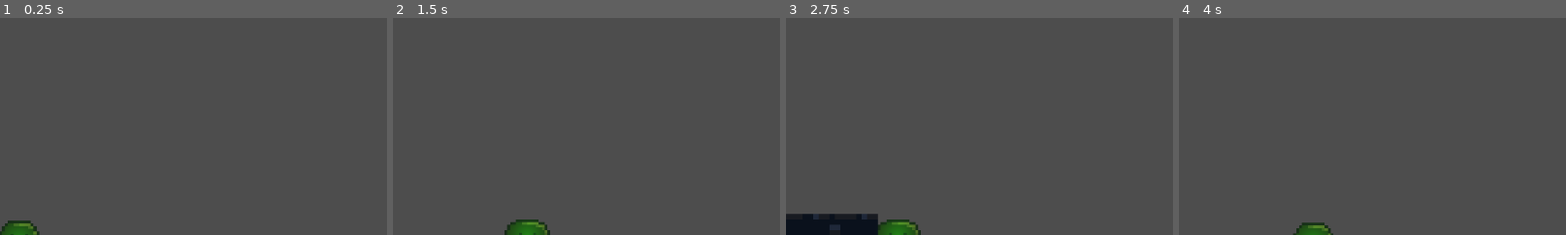
Above: before the commit, frames 1-4 (left to right).
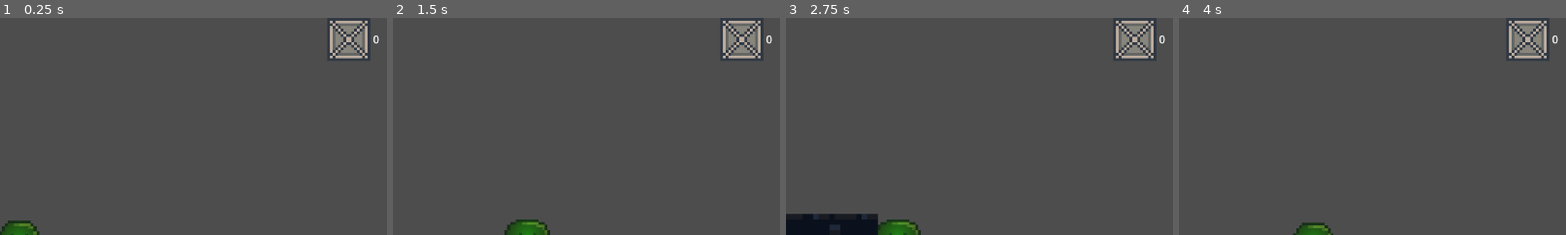
Above: after the commit, the same moments.

Repository: jkuball/splittle-bocks
Game: Godot game, scene res://scenes/levels/level1.tscn
Same seed, same stepped clock (60 frames per second), same inputs: the game is played once before the commit and once after it.
Inputs:
- Up to frame 1 (0.25 s): no input
- Up to frame 2 (1.5 s): hold D (player_right) from 0.53 s (still down); tap Space (player_splittle) at 0.6, 1.35 s
- Up to frame 3 (2.75 s): release D (player_right) at 2.03 s; hold A (player_left) from 2.03 s (still down); tap Space (player_splittle) at 2.1 s
- Up to frame 4 (4 s): tap Enter at 2.75 s; release A (player_left) at 2.78 s; hold D (player_right) from 2.78 s (still down); tap Space (player_splittle) at 2.85, 3.6 s
The pictures show only the part of the screen within x 36-85%, y 0-50%; the shares and areas given below are measured in that part.

The runs differ from the first frame. In frame 1, 2.0% of the frame differs, in the area x 84-98%, y 0-20%; in frame 2, 2.0%; in frame 3, 2.0%; in frame 4, 2.0%.

Commit message:
HUD und R respawn

Diff:
--- a/scenes/hud.tscn
+++ b/scenes/hud.tscn
@@ -1,10 +1,13 @@
-[gd_scene load_steps=3 format=3 uid="uid://dfs4csrso2wcm"]
+[gd_scene load_steps=5 format=3 uid="uid://dfs4csrso2wcm"]
 
 [ext_resource type="Script" path="res://scripts/hud.gd" id="1_jp85u"]
+[ext_resource type="Texture2D" uid="uid://b7eklow4kuoga" path="res://assets/bocks.png" id="2_nkd1a"]
 
 [sub_resource type="LabelSettings" id="LabelSettings_r6h3t"]
 font_size = 45
 font_color = Color(1, 0, 0, 1)
+
+[sub_resource type="LabelSettings" id="LabelSettings_yb6gj"]
 
 [node name="HUD" type="CanvasLayer"]
 script = ExtResource("1_jp85u")
@@ -21,3 +24,22 @@
 label_settings = SubResource("LabelSettings_r6h3t")
 horizontal_alignment = 1
 vertical_alignment = 1
+
+[node name="HBoxContainer" type="HBoxContainer" parent="."]
+custom_minimum_size = Vector2(256, 64)
+anchors_preset = 1
+anchor_left = 1.0
+anchor_right = 1.0
+offset_left = -30.0
+offset_bottom = 23.0
+grow_horizontal = 0
+
+[node name="TextureRect" type="TextureRect" parent="HBoxContainer"]
+custom_minimum_size = Vector2(64, 0)
+layout_mode = 2
+texture = ExtResource("2_nkd1a")
+
+[node name="bocks_count" type="Label" parent="HBoxContainer"]
+layout_mode = 2
+label_settings = SubResource("LabelSettings_yb6gj")
+horizontal_alignment = 2
--- a/scenes/levels/level1.tscn
+++ b/scenes/levels/level1.tscn
@@ -1,5 +1,6 @@
-[gd_scene load_steps=7 format=4 uid="uid://ghisqlvggvpd"]
+[gd_scene load_steps=8 format=4 uid="uid://ghisqlvggvpd"]
 
+[ext_resource type="Script" path="res://scripts/level_manager.gd" id="1_n306p"]
 [ext_resource type="Script" path="res://scripts/follow_player.gd" id="1_ncram"]
 [ext_resource type="PackedScene" uid="uid://c2wkhfsiwtuvv" path="res://scenes/player.tscn" id="2_i11q5"]
 [ext_resource type="TileSet" uid="uid://buf3uaa5v4x1x" path="res://assets/tile_set_full.tres" id="3_0881b"]
@@ -8,6 +9,7 @@
 [ext_resource type="PackedScene" uid="uid://dfs4csrso2wcm" path="res://scenes/hud.tscn" id="5_nbs3j"]
 
 [node name="Node2D2" type="Node2D"]
+script = ExtResource("1_n306p")
 
 [node name="Camera2D" type="Camera2D" parent="." node_paths=PackedStringArray("player")]
 position = Vector2(774, 224)
--- a/scenes/levels/level2.tscn
+++ b/scenes/levels/level2.tscn
@@ -1,5 +1,6 @@
-[gd_scene load_steps=6 format=4 uid="uid://q87i26gx2q35"]
+[gd_scene load_steps=7 format=4 uid="uid://q87i26gx2q35"]
 
+[ext_resource type="Script" path="res://scripts/level_manager.gd" id="1_210vw"]
 [ext_resource type="Script" path="res://scripts/follow_player.gd" id="1_rdclj"]
 [ext_resource type="PackedScene" uid="uid://c2wkhfsiwtuvv" path="res://scenes/player.tscn" id="2_tkm38"]
 [ext_resource type="TileSet" uid="uid://buf3uaa5v4x1x" path="res://assets/tile_set_full.tres" id="3_vtjo7"]
@@ -7,6 +8,7 @@
 [ext_resource type="PackedScene" uid="uid://dfs4csrso2wcm" path="res://scenes/hud.tscn" id="5_v4pg5"]
 
 [node name="Node2D4" type="Node2D"]
+script = ExtResource("1_210vw")
 
 [node name="Camera2D" type="Camera2D" parent="." node_paths=PackedStringArray("player")]
 position = Vector2(964, 343)
--- a/scenes/levels/level3.tscn
+++ b/scenes/levels/level3.tscn
@@ -1,5 +1,6 @@
-[gd_scene load_steps=7 format=4 uid="uid://r36f3yg46hj1"]
+[gd_scene load_steps=8 format=4 uid="uid://r36f3yg46hj1"]
 
+[ext_resource type="Script" path="res://scripts/level_manager.gd" id="1_1vkwt"]
 [ext_resource type="Script" path="res://scripts/follow_player.gd" id="1_378in"]
 [ext_resource type="PackedScene" uid="uid://c2wkhfsiwtuvv" path="res://scenes/player.tscn" id="2_lu5v1"]
 [ext_resource type="TileSet" uid="uid://buf3uaa5v4x1x" path="res://assets/tile_set_full.tres" id="3_y24ti"]
@@ -8,6 +9,7 @@
 [ext_resource type="PackedScene" uid="uid://dfs4csrso2wcm" path="res://scenes/hud.tscn" id="5_jnkkb"]
 
 [node name="Node2D3" type="Node2D"]
+script = ExtResource("1_1vkwt")
 
 [node name="Camera2D" type="Camera2D" parent="." node_paths=PackedStringArray("player")]
 position = Vector2(964, 343)
--- a/scenes/levels/level4.tscn
+++ b/scenes/levels/level4.tscn
@@ -1,5 +1,6 @@
-[gd_scene load_steps=6 format=4 uid="uid://di482ofk34j6x"]
+[gd_scene load_steps=7 format=4 uid="uid://di482ofk34j6x"]
 
+[ext_resource type="Script" path="res://scripts/level_manager.gd" id="1_l5iru"]
 [ext_resource type="Script" path="res://scripts/follow_player.gd" id="1_srq18"]
 [ext_resource type="PackedScene" uid="uid://c2wkhfsiwtuvv" path="res://scenes/player.tscn" id="2_gtv0c"]
 [ext_resource type="TileSet" uid="uid://buf3uaa5v4x1x" path="res://assets/tile_set_full.tres" id="3_3ycej"]
@@ -7,6 +8,7 @@
 [ext_resource type="PackedScene" uid="uid://dfs4csrso2wcm" path="res://scenes/hud.tscn" id="5_dcl38"]
 
 [node name="Node2D4" type="Node2D"]
+script = ExtResource("1_l5iru")
 
 [node name="Camera2D" type="Camera2D" parent="." node_paths=PackedStringArray("player")]
 position = Vector2(964, 343)
--- a/scenes/player.tscn
+++ b/scenes/player.tscn
@@ -85,8 +85,6 @@
 [sub_resource type="Gradient" id="Gradient_acq61"]
 colors = PackedColorArray(0, 0.301961, 0, 1, 0, 1, 0.333333, 1)
 
-[sub_resource type="ShaderMaterial" id="ShaderMaterial_gh8hy"]
-
 [node name="Player" type="CharacterBody2D"]
 script = ExtResource("1_lmyi4")
 
@@ -131,11 +129,11 @@
 [node name="PlatzArea" type="Area2D" parent="."]
 
 [node name="CollisionShape2D" type="CollisionShape2D" parent="PlatzArea"]
-position = Vector2(0, 4.63)
 scale = Vector2(5.02, 5.02)
 shape = SubResource("CircleShape2D_jgs71")
 
 [node name="CPUParticles2D" type="CPUParticles2D" parent="."]
+position = Vector2(0, 3)
 emitting = false
 amount = 40
 lifetime = 4.0
@@ -151,10 +149,6 @@
 color_ramp = SubResource("Gradient_ca8q4")
 color_initial_ramp = SubResource("Gradient_acq61")
 
-[node name="GPUParticles2D2" type="GPUParticles2D" parent="."]
-visible = false
-process_material = SubResource("ShaderMaterial_gh8hy")
-
 [connection signal="body_entered" from="Area2D" to="." method="_on_area_2d_body_entered"]
 [connection signal="body_exited" from="Area2D" to="." method="_on_area_2d_body_exited"]
 [connection signal="body_entered" from="PlatzArea" to="." method="_on_platz_area_body_entered"]
--- a/scripts/hud.gd
+++ b/scripts/hud.gd
@@ -14,3 +14,7 @@
 func _on_player_end(toggle: bool) -> void:
 	#print_debug("Das Ende naht!")
 	$Label_Die.visible = true
+
+func _on_bocks_count_change(bockses: int) -> void:
+	#print_debug("Das Ende naht!")
+	$HBoxContainer/bocks_count.text = str(bockses)
--- /dev/null
+++ b/scripts/level_manager.gd
@@ -0,0 +1,13 @@
+extends Node2D
+
+
+# Called when the node enters the scene tree for the first time.
+func _ready() -> void:
+	var x:Signal=$Player.bocks_count_change
+	x.connect($HUD._on_bocks_count_change)
+	$Player._ready()
+
+
+# Called every frame. 'delta' is the elapsed time since the previous frame.
+func _process(delta: float) -> void:
+	pass
--- a/scripts/player_movement.gd
+++ b/scripts/player_movement.gd
@@ -14,6 +14,8 @@
 
 signal end(toggle: bool)
 
+signal bocks_count_change(bockses: int)
+
 const minBocksScale = 0.0625
 
 var look_right = true
@@ -22,6 +24,9 @@
 var bocks_preview
 
 var dead = false
+
+func _ready() -> void:
+	bocks_count_change.emit(number_of_available_boxes)
 
 
 func grow():
@@ -38,6 +43,7 @@
 
 func _picked_up():
 	number_of_available_boxes += 1
+	bocks_count_change.emit(number_of_available_boxes)
 	grow()
 
 
@@ -59,6 +65,7 @@
 func make_bocks() -> Node2D:
 	assert(number_of_available_boxes > 0)
 	number_of_available_boxes -= 1
+	bocks_count_change.emit(number_of_available_boxes)
 	var bocks = Bocks.instantiate()
 	bocks.decayed.connect(_a_bocks_decayed)
 	spawn_target.add_child(bocks)
@@ -75,13 +82,15 @@
 
 
 func _physics_process(delta: float) -> void:
+	if Input.is_action_just_released("respawn"):
+		var current_scene_file = get_tree().current_scene.scene_file_path
+		var same_level_number = current_scene_file.to_int()
+		var same_level_path = "res://scenes/levels/level"+str(same_level_number)+".tscn"
+		get_tree().change_scene_to_file(same_level_path)
+
 	if dead:
-		if Input.is_action_just_released("respawn"):
-			var current_scene_file = get_tree().current_scene.scene_file_path
-			var same_level_number = current_scene_file.to_int()
-			var same_level_path = "res://scenes/levels/level"+str(same_level_number)+".tscn"
-			get_tree().change_scene_to_file(same_level_path)
 		return
+
 	# Add the gravity.
 	if (not is_on_floor()) and (not is_scale_bocks):
 		velocity += get_gravity() * delta
Not shown: 1 places in scenes/player.tscn that only renumber resources
